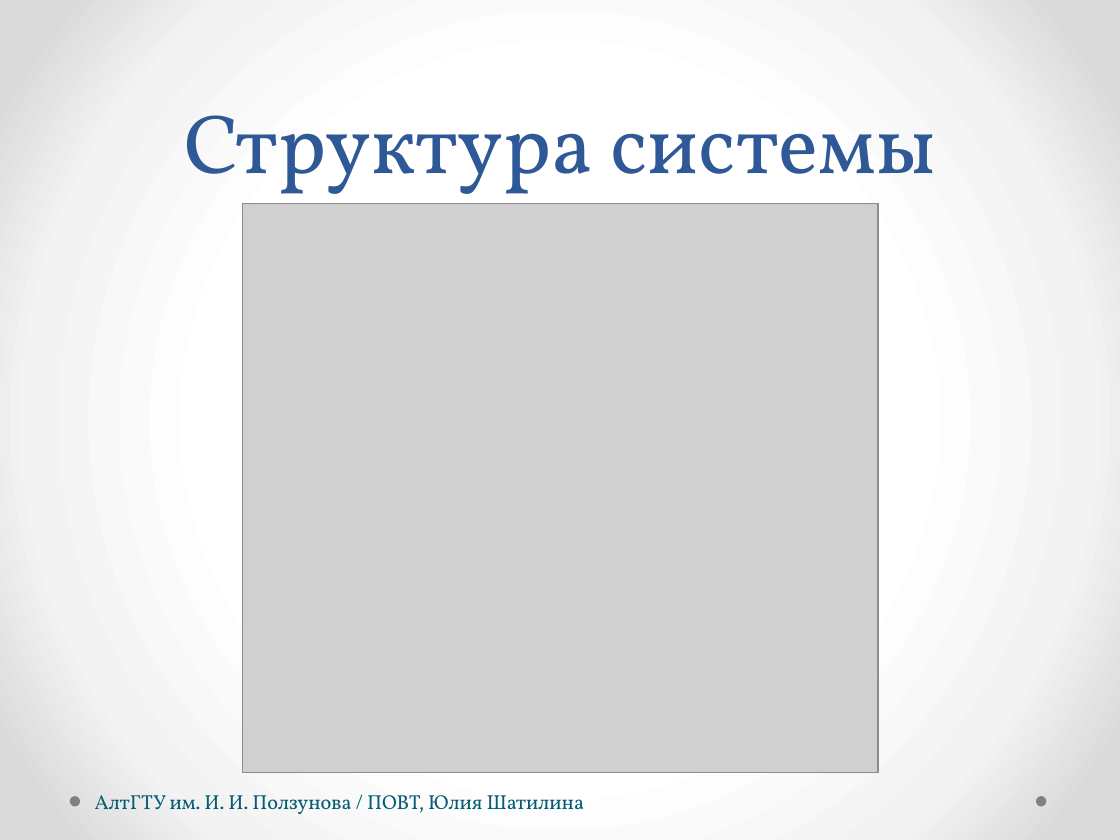
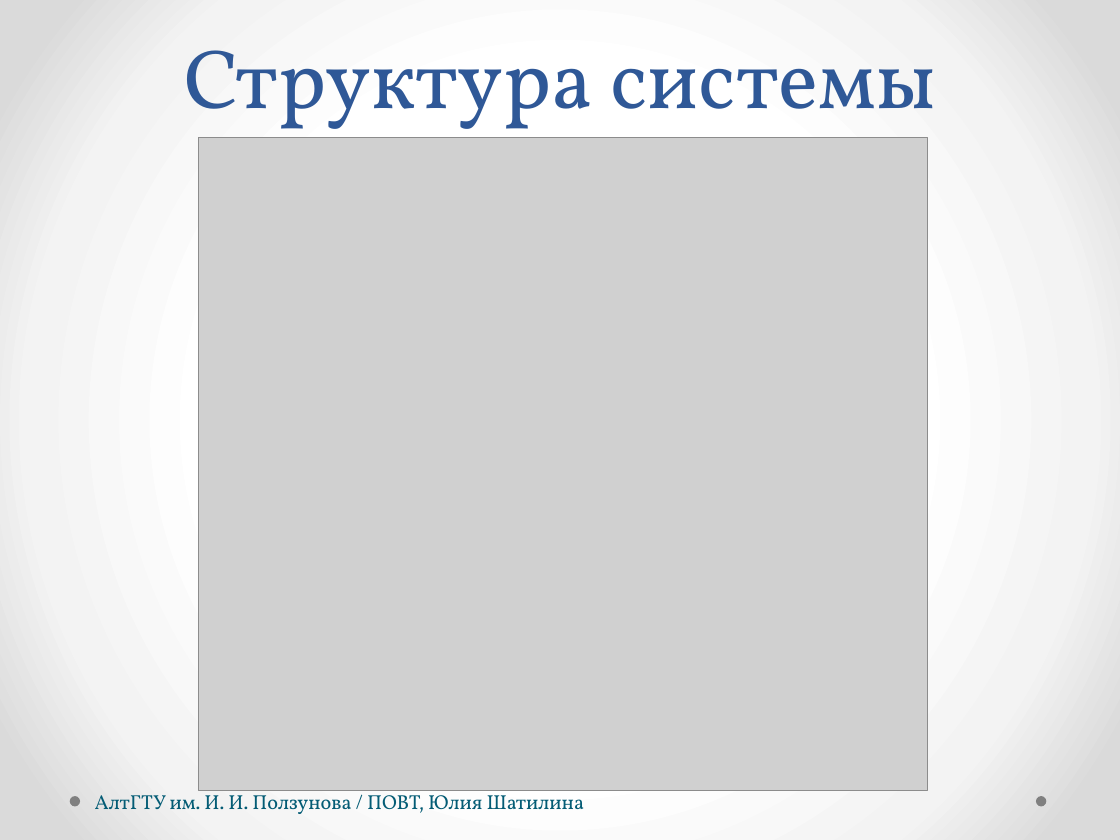
Before and after one commit to hisohito/proto-doc, a slide deck: slide 9 of shatilina.pptx. Drawn at 1120x840 pixels with LibreOffice and Linux fonts; fonts in the diff are those of the drawing; grey boxes stand for pictures. Boxes give left, top, right and bottom in pixels: in the first picture for what was removed or moved away, otherwise in the second. Text is boxed around its words. In the diff, an @@ line names an element or a change of style, - is before the commit and + after.

Commit message:
Change pictures colors. Edit them on slides

```diff
--- a/shatilina.pptx
+++ b/shatilina.pptx
@@ title "Структура системы": place and size @@
-title "Структура системы" at (184, 115, 935, 211)
+title "Структура системы" at (184, 50, 935, 146)
@@ picture: place and size @@
-picture at (243, 203, 878, 773)
+picture at (198, 138, 927, 791)
```
Also in this commit, not shown: 7 other slides changed, 10 other files.
